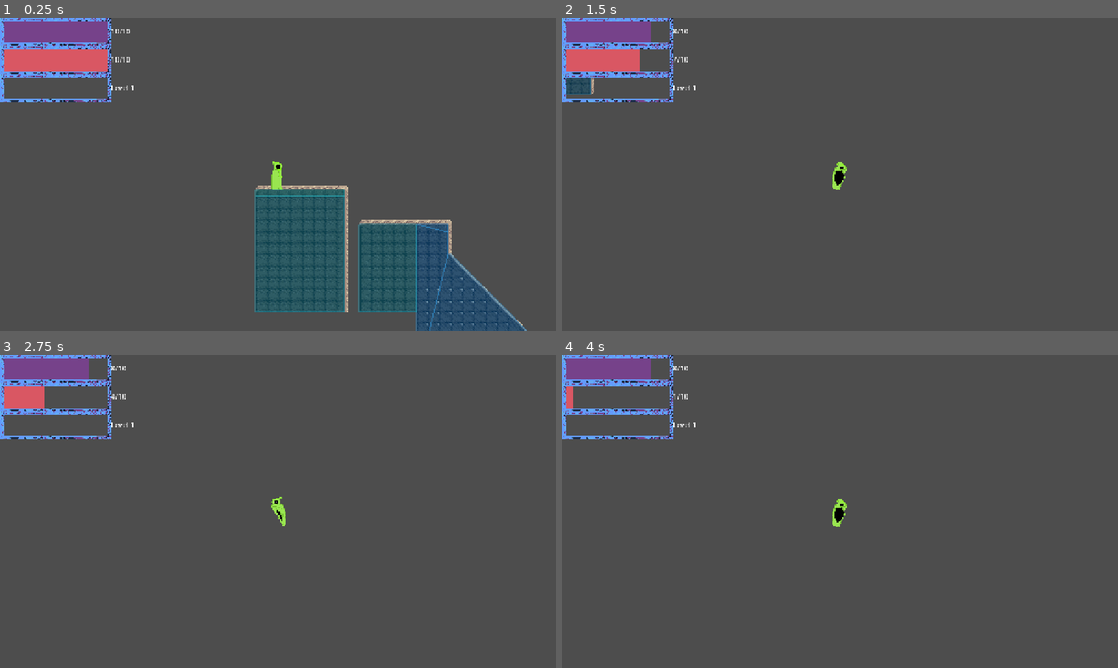
Above: before the commit, frames 1-4 (two rows, left to right).
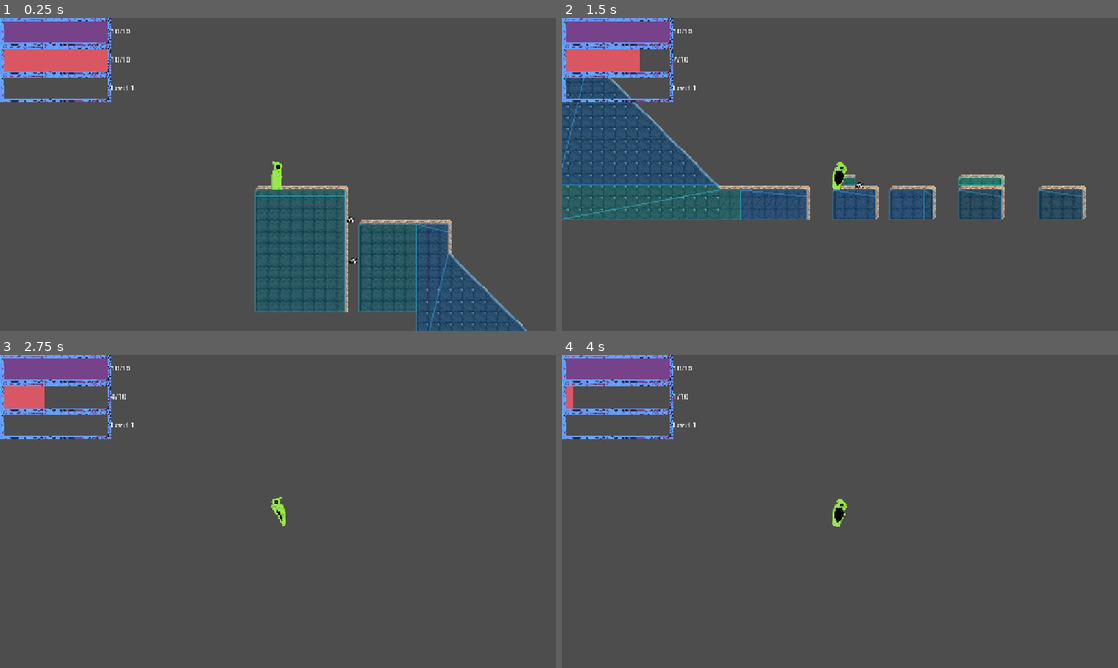
Above: after the commit, the same moments.

Repository: BigGaetan/Doom-rogue-like
Game: Godot game, scene res://scenes/level_test.tscn
The game is run twice, just before and just after one commit, with the same random seed, the same clock (stepped at 60 frames per second) and the same inputs. This scene is started directly instead of the project's main scene.
Inputs:
- Up to frame 1 (0.25 s): no input
- Up to frame 2 (1.5 s): tap Enter (ui_accept) at 0.5, 0.77 s; hold Right (ui_right) from 0.53 s (still down); tap E (cast_spell) at 0.6, 1.35 s
- Up to frame 3 (2.75 s): tap Enter (ui_accept) at 1.52 s; release Right (ui_right) at 2.03 s; hold Left (ui_left) from 2.03 s (still down); tap E (cast_spell) at 2.1 s
- Up to frame 4 (4 s): tap Enter (ui_accept) at 2.75, 3.02, 3.77 s; release Left (ui_left) at 2.78 s; hold Right (ui_right) from 2.78 s (still down); tap E (cast_spell) at 2.85, 3.6 s

The runs differ from the first frame. In frame 1, less than 0.1% of the frame differs, in the area x 62-65%, y 63-79%; in frame 2, 15%, in the area x 0-95%, y 1-65%; in frame 3, 0.3%; in frame 4, 0.3%.

Commit message:
enemy size

Diff:
--- a/scenes/enemy.tscn
+++ b/scenes/enemy.tscn
@@ -97,12 +97,14 @@
 size = Vector2(28, 21)
 
 [node name="Enemy" type="CharacterBody2D" unique_id=498072190]
+scale = Vector2(0.025, 0.025)
 collision_layer = 2
 collision_mask = 15
 script = ExtResource("1_7p1mj")
 
 [node name="AnimatedSprite2D" type="AnimatedSprite2D" parent="." unique_id=2128431219]
 sprite_frames = SubResource("SpriteFrames_md484")
+speed_scale = 0.03
 
 [node name="CollisionShape2D" type="CollisionShape2D" parent="." unique_id=1403317908]
 position = Vector2(-5.9604645e-08, 0.5)
--- a/scenes/level_test.tscn
+++ b/scenes/level_test.tscn
@@ -614,13 +614,13 @@
 [node name="HUD" parent="." unique_id=180075437 instance=ExtResource("4_7dxvt")]
 
 [node name="Enemy" parent="." unique_id=498072190 instance=ExtResource("5_6g5uf")]
-position = Vector2(587, 37)
-
-[node name="Enemy2" parent="." unique_id=2070601217 instance=ExtResource("5_6g5uf")]
-position = Vector2(359, 220)
-
-[node name="Enemy3" parent="." unique_id=1465704611 instance=ExtResource("5_6g5uf")]
-position = Vector2(751, 182)
-
-[node name="Enemy4" parent="." unique_id=87252680 instance=ExtResource("5_6g5uf")]
-position = Vector2(999, 34)
+position = Vector2(524, 271)
+
+[node name="Enemy2" parent="." unique_id=457052023 instance=ExtResource("5_6g5uf")]
+position = Vector2(522, 269)
+
+[node name="Enemy4" parent="." unique_id=1933531965 instance=ExtResource("5_6g5uf")]
+position = Vector2(552, 282)
+
+[node name="Enemy5" parent="." unique_id=1870338186 instance=ExtResource("5_6g5uf")]
+position = Vector2(552, 286)
